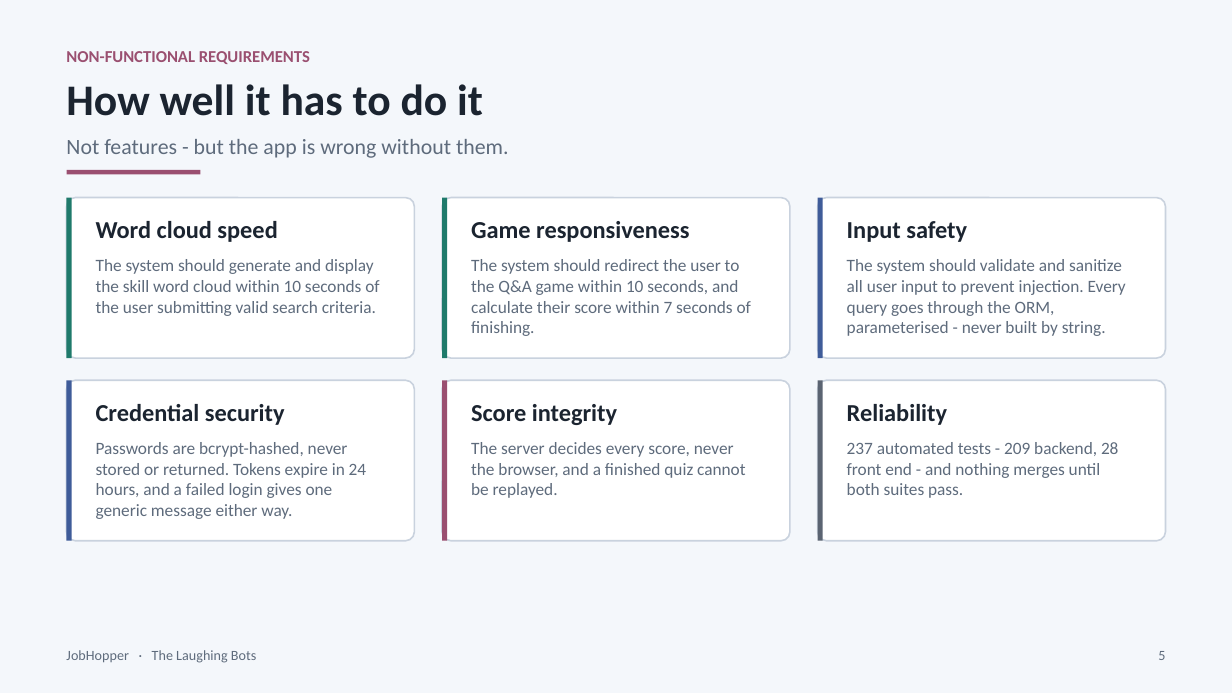
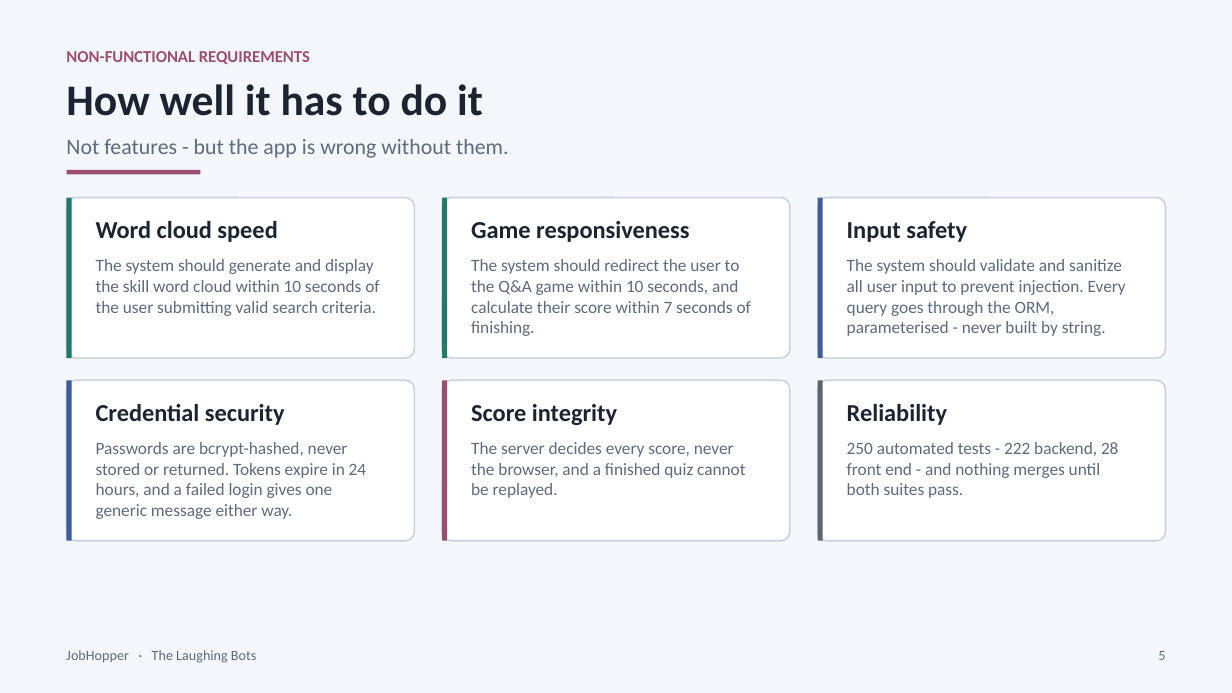
Before and after one commit to erhewlett/Laughing-Bots, a slide deck: slide 5 of presentation/JobHopper_Final_Presentation.pptx. Drawn at 1232x693 pixels with LibreOffice and Linux fonts; fonts in the diff are those of the drawing. Boxes give left, top, right and bottom in pixels: in the first picture for what was removed or moved away, otherwise in the second. Text is boxed around its words. In the diff, an @@ line names an element or a change of style, - is before the commit and + after.

```diff
--- a/presentation/JobHopper_Final_Presentation.pptx
+++ b/presentation/JobHopper_Final_Presentation.pptx
@@ text at (x1=847, y1=442, x2=1118, y2=456): text changed @@
-237 automated tests - 209 backend, 28
+250 automated tests - 222 backend, 28
```
Also in this commit, not shown: 3 other slides changed, 6 other files.
